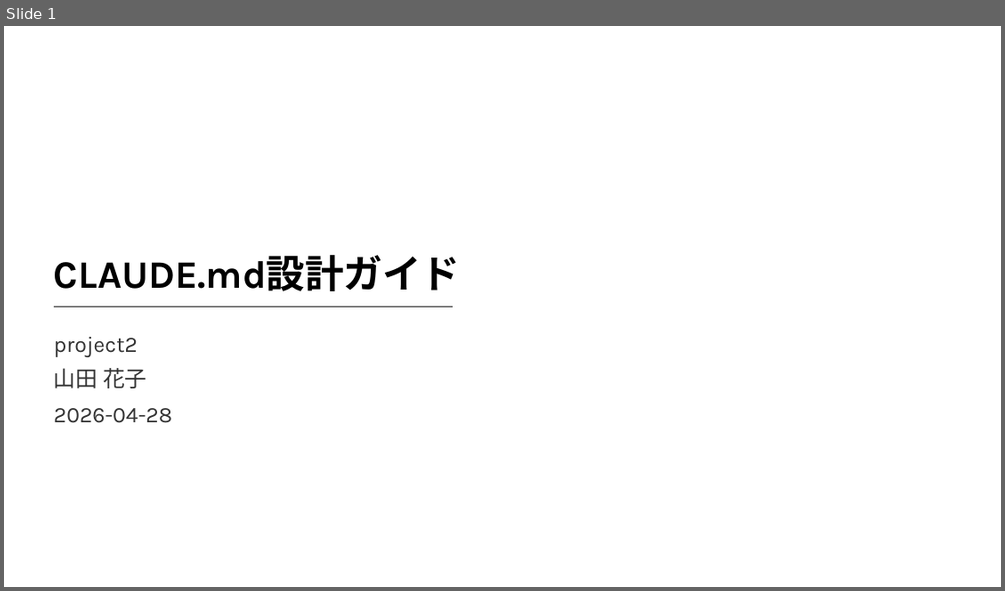
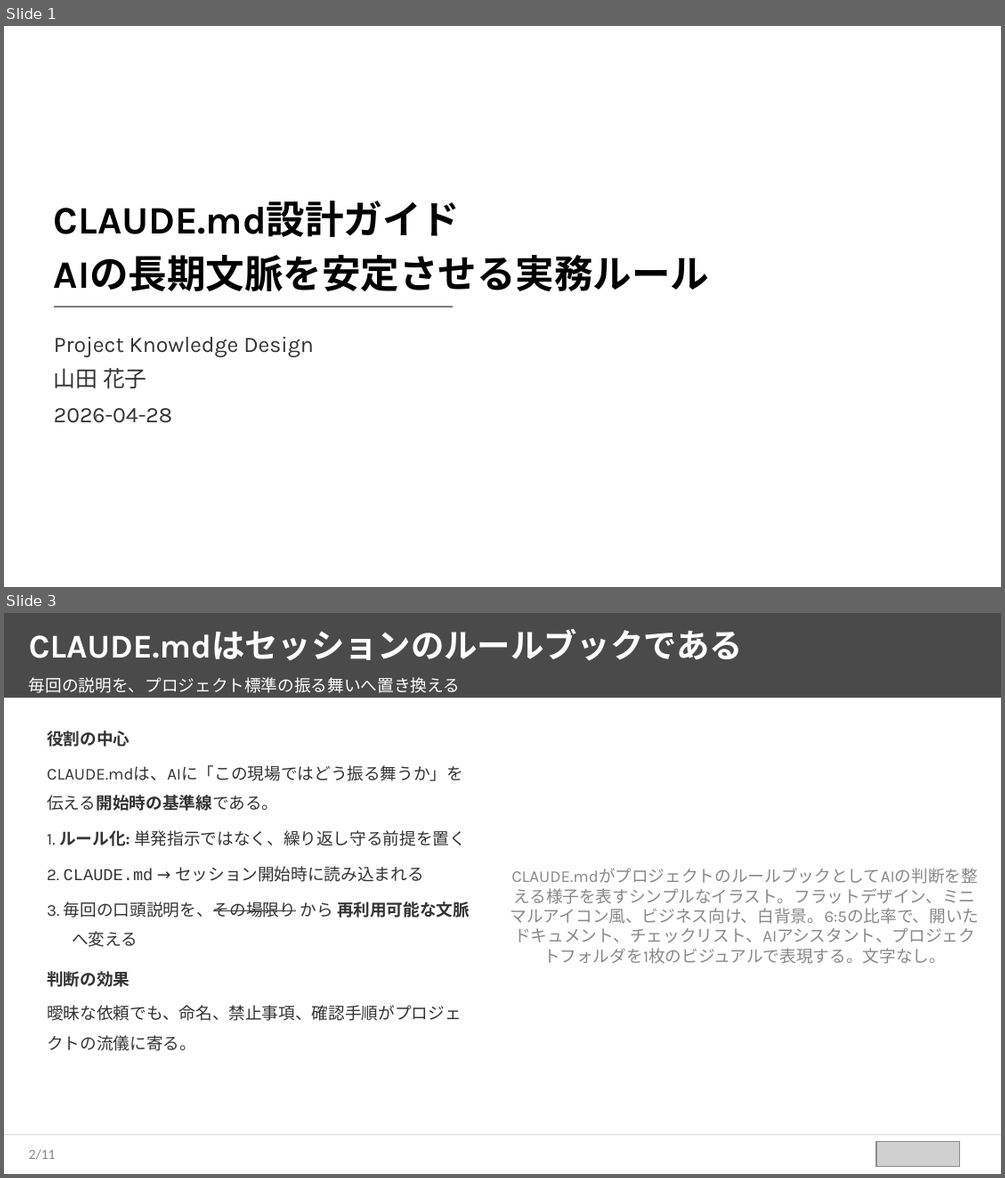
Before and after one commit to takuya109048/html2pptx, a slide deck: sample_source_deck.pptx. Shown one above the other, each under a label of ours: slide 1 before the commit, slides 1 and 3 after it; the slides between them are not shown. The pictures are 1005x591 and 1005x1178 pixels, drawn with LibreOffice and Linux fonts; fonts in the diff are those of the drawing; grey boxes stand for pictures; background and template pictures are left out. Boxes give left, top, right and bottom in pixels: in the first picture for what was removed or moved away, otherwise in the second. Text is boxed around its words. In the diff, an @@ line names an element or a change of style, - is before the commit and + after.

```diff
--- a/sample_source_deck.pptx
+++ b/sample_source_deck.pptx
@@ slide 3 added at bbox=[4, 613, 1001, 1174], background #FFFFFF @@
@@ rectangle added at bbox=[4, 613, 1001, 698], fill #4A4A4A @@
@@ text added at bbox=[29, 629, 743, 661], 24 pt, text #FFFFFF, bold @@
+CLAUDE.mdはセッションのルールブックである
@@ text added at bbox=[29, 677, 460, 693], 12 pt, text #FFFFFF @@
+毎回の説明を、プロジェクト標準の振る舞いへ置き換える
@@ text added at bbox=[47, 730, 469, 1051], 12 pt, text #333333 @@
+役割の中心
+CLAUDE.mdは、AIに「この現場ではどう振る舞うか」を伝える開始時の基準線である。
+1. ルール化: 単発指示ではなく、繰り返し守る前提を置く
+2. CLAUDE.md → セッション開始時に読み込まれる
+3. 毎回の口頭説明を、その場限り から 再利用可能な文脈へ変える
+判断の効果
+曖昧な依頼でも、命名、禁止事項、確認手順がプロジェクトの流儀に寄る。
@@ text added at bbox=[510, 868, 979, 964], 12 pt, text #888888 @@
+CLAUDE.mdがプロジェクトのルールブックとしてAIの判断を整える様子を表すシンプルなイラスト。フラットデザイン、ミニマルアイコン風、ビジネス向け、白背景。6:5の比率で、開いたドキュメント、チェックリスト、AIアシスタント、プロジェクトフォルダを1枚のビジュアルで表現する。文字なし。
@@ rectangle added at bbox=[4, 1134, 1001, 1135], fill #E0E0E0 @@
@@ picture added at bbox=[876, 1142, 959, 1167] @@
@@ page number added at bbox=[29, 1149, 56, 1159], 10 pt, text #888888 @@
+2/11
@@ slide 1 changed as well @@
@@ text at bbox=[54, 255, 709, 291]: paragraph added @@
+AIの長期文脈を安定させる実務ルール
@@ text at bbox=[54, 337, 314, 357]: text changed @@
-project2
+Project Knowledge Design
```
Also in this commit, not shown: 5 other slides changed, 4 other slides added, 3 slides removed, 10 other files.
